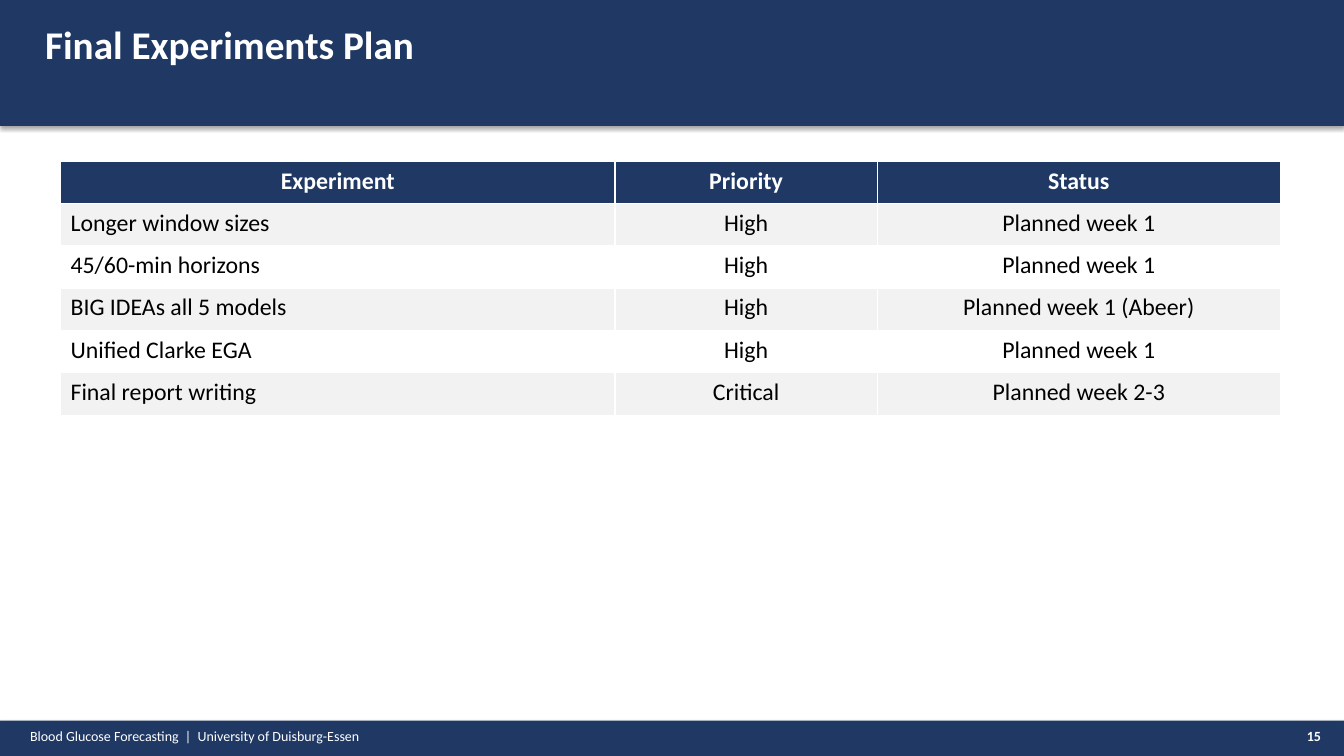
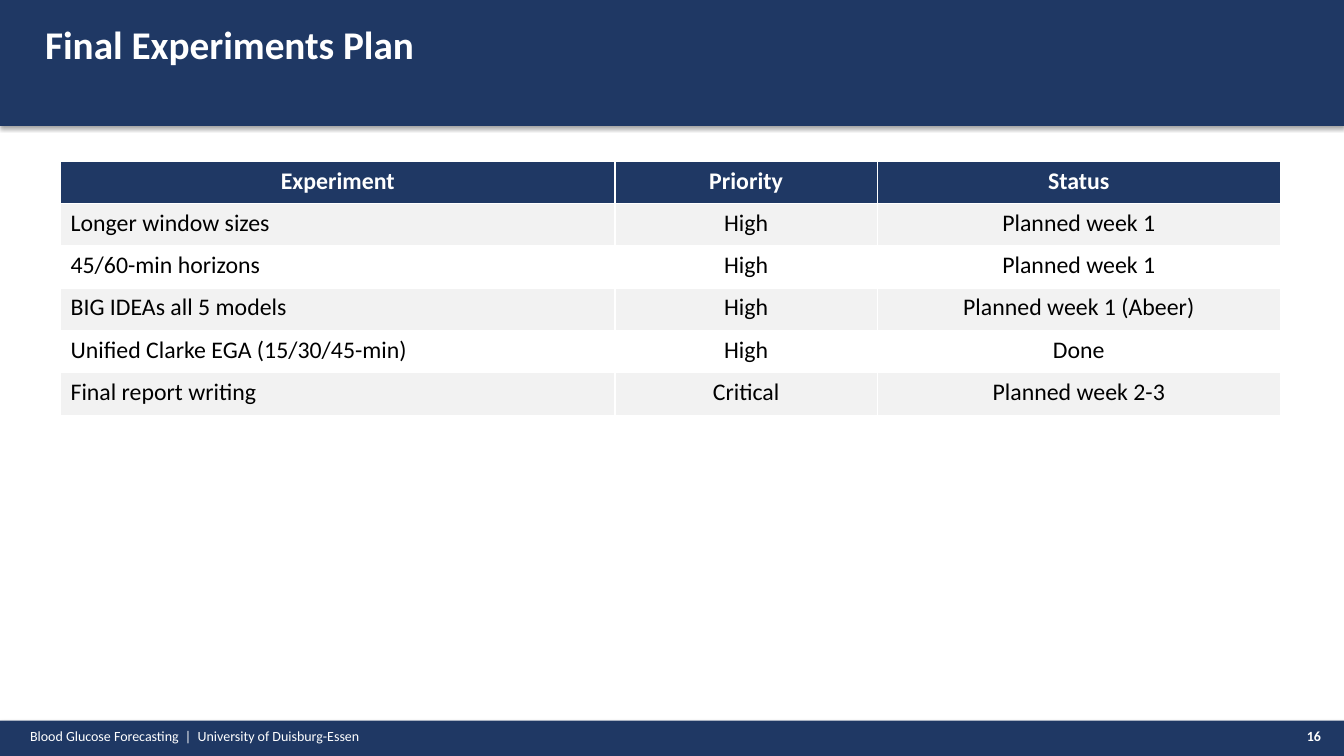
Before and after one commit to Abeeryanek/prediction-of-glucose-levels-in-type1-Diabetes, a slide deck: slide 16 of PRESENTATION_FINAL.pptx (slide 15 before the commit). Drawn at 1344x756 pixels with LibreOffice and Linux fonts; fonts in the diff are those of the drawing. Boxes give left, top, right and bottom in pixels: in the first picture for what was removed or moved away, otherwise in the second. Text is boxed around its words. In the diff, an @@ line names an element or a change of style, - is before the commit and + after.

```diff
--- a/PRESENTATION_FINAL.pptx
+++ b/PRESENTATION_FINAL.pptx
@@ table at <box>60,161,1280,415</box> @@
-row 5, column 1: Unified Clarke EGA
+row 5, column 1: Unified Clarke EGA (15/30/45-min)
-row 5, column 3: Planned week 1
+row 5, column 3: Done
```
Also in this commit, not shown: 10 other slides changed, 2 slides added, 1 slide removed, 4 other files.
